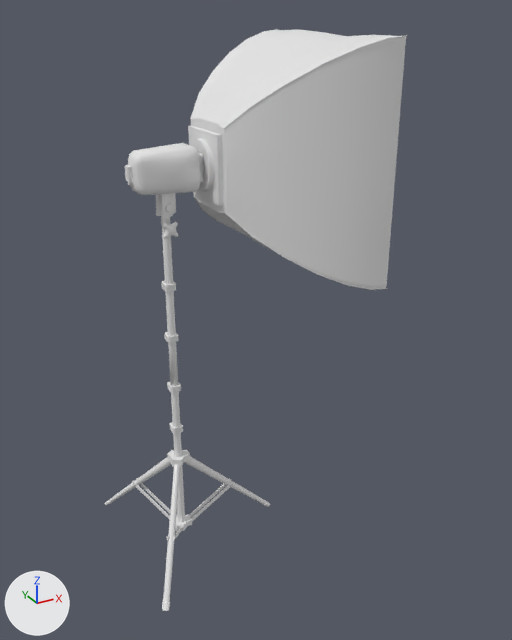
Renders of the FBX model Assets/3dobject/softbox.fbx from each side of a commit.
Before and after are seen from a camera (50 mm lens) standing at (-1.2, -3.02, 2.73) and looking at (0.41, -0.09, 1.27). Arrows for +X, +Y and +Z are at lower left; the lights stay in place. The picture after the commit comes second. Where no turn or scale is listed for an object, it has been applied to the vertices.

The scene before the commit, as lines of its bpy script (objects in view):
```python
mat_material_001 = principled_material('Material.001')
mat_material_001.base_color = (0.8, 0.8, 0.8)  # white #e7e7e7
me_cube_002 = bpy.data.meshes.new('Cube.002')
me_cube_002.from_pydata(...)  # 1856 vertices, 1661 faces; spans x -0.323..0.558, y -0.484..0.489, z 0.002..0.987
me_cube_002.materials.append(mat_material_001)  # white #e7e7e7
me_cube_019 = bpy.data.meshes.new('Cube.019')
me_cube_019.from_pydata(...)  # 1160 vertices, 1085 faces; spans x -0.175..0.203, y -0.096..0.094, z -0.051..0.267
me_cube_019.materials.append(mat_material_001)  # white #e7e7e7
me_cube_023 = bpy.data.meshes.new('Cube.023')
me_cube_023.from_pydata(...)  # 2792 vertices, 2607 faces; spans x -0.039..0.036, y -0.071..0.043, z -0.007..0.735
me_cube_023.materials.append(mat_material_001)  # white #e7e7e7
me_cube_046 = bpy.data.meshes.new('Cube.046')
me_cube_046.from_pydata(...)  # 980 vertices, 956 faces; spans x -0.31..0.428, y -0.533..0.531, z -0.572..0.568
me_cube_046.materials.append(mat_material_001)  # white #e7e7e7
me_cube_049 = bpy.data.meshes.new('Cube.049')
me_cube_049.from_pydata(...)  # 48 vertices, 33 faces; spans x -0.02..0.02, y -0.02..0.02, z 0.0..0.283
me_cube_049.materials.append(mat_material_001)  # white #e7e7e7
ob_base_pole = bpy.data.objects.new('base pole', me_cube_002)
ob_base_pole.location = (-0.002, -0.002, -0.022)
ob_lighting = bpy.data.objects.new('Lighting', me_cube_019)
ob_lighting.location = (-0.013, -0.002, 1.901)
ob_pole = bpy.data.objects.new('pole', me_cube_049)
ob_pole.location = (-0.016, -0.002, 0.938)
ob_softbox = bpy.data.objects.new('Softbox', me_cube_046)
ob_softbox.location = (0.467, -0.003, 2.068)
ob_top = bpy.data.objects.new('top', me_cube_023)
ob_top.location = (-0.016, -0.002, 1.222)
```
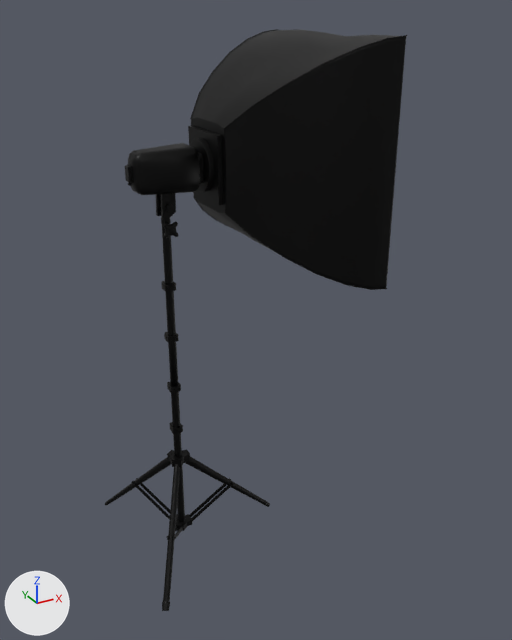
Location of each change, [x1, y1, x2, y2] in pixels of the pictures (512 x 640 px):
'Softbox', recoloured, surface changed (white to black): [188, 29, 407, 290] in both
'base pole', recoloured, surface changed: [105, 382, 270, 611] in both
'Lighting', recoloured, surface changed (white to black): [125, 143, 205, 219] in both
'top', recoloured, surface changed (white to black): [161, 218, 179, 343] in both
'pole', recoloured, surface changed (white to black): [168, 342, 178, 386] in both

What changed in the scene script:
```text
Change mat_material_001:
    mat_material_001.base_color: (0.8, 0.8, 0.8) -> (0.0176, 0.0176, 0.0176)  # white #e7e7e7 -> black #242424
    mat_material_001.metallic: 0.0 -> 1.0
```
